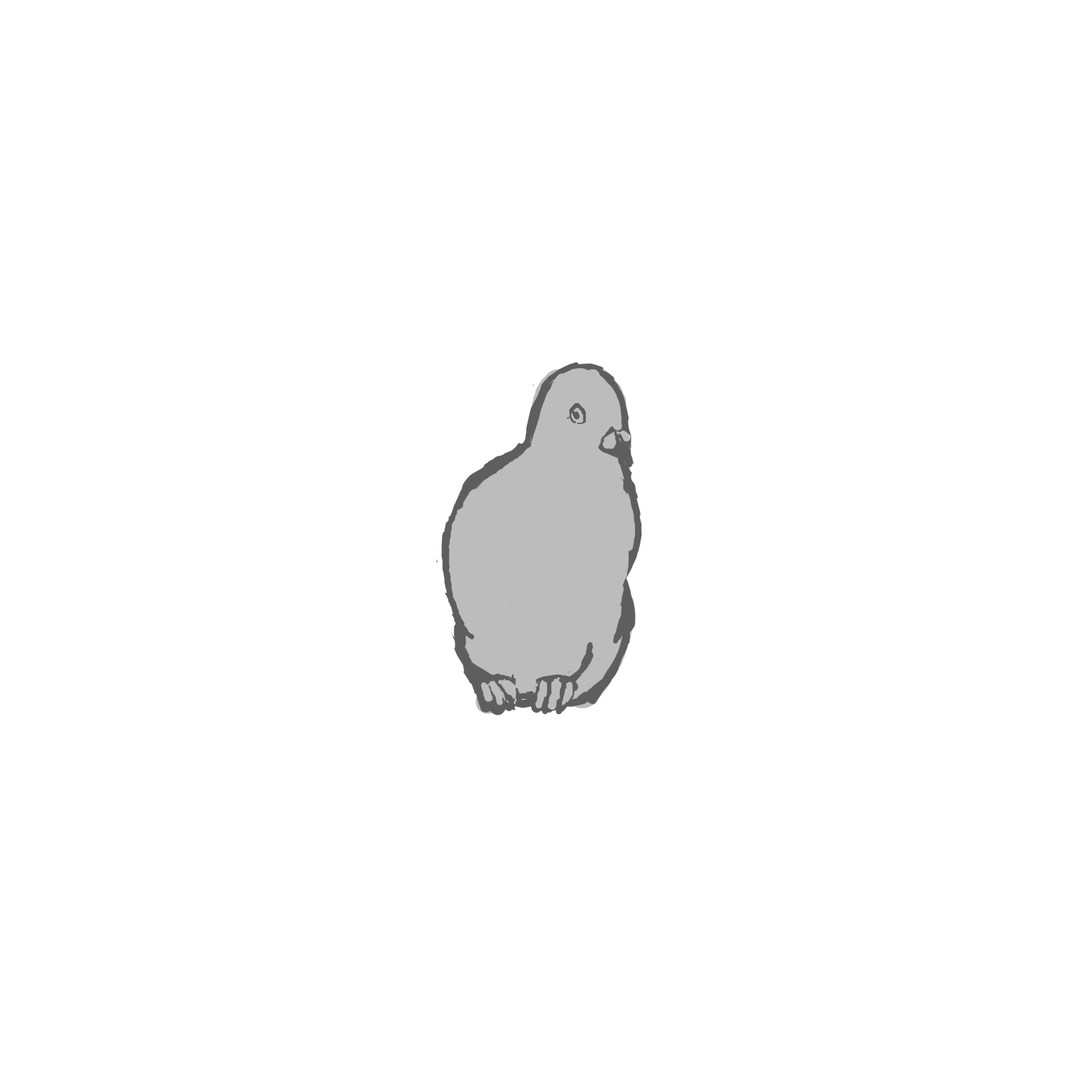
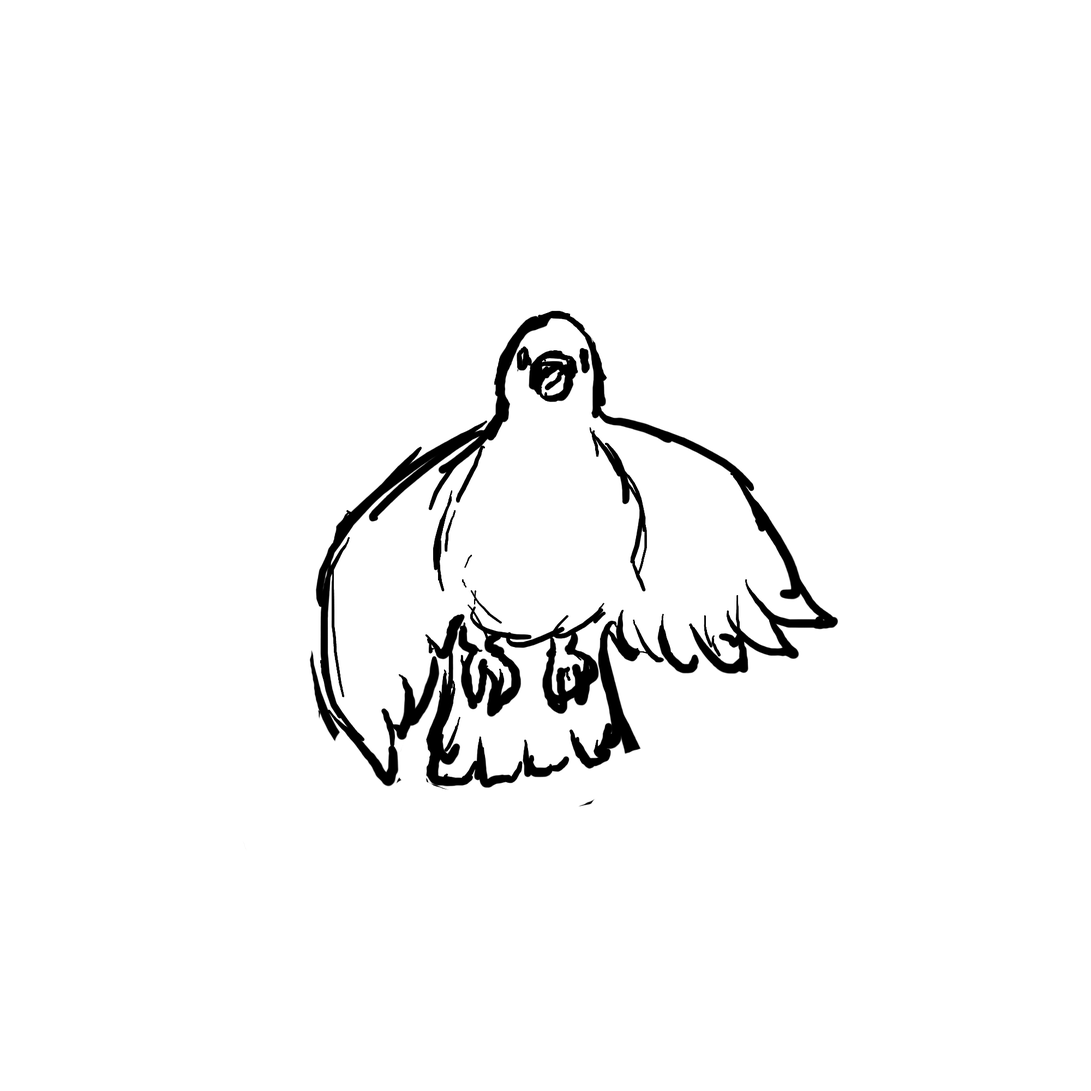
Layer changes from the first 1091 x 1091 image to the second:
showed group "fly" (7 layers) over [243, 310, 839, 851]
hid group "idle" (8 layers) over [425, 358, 644, 717]
